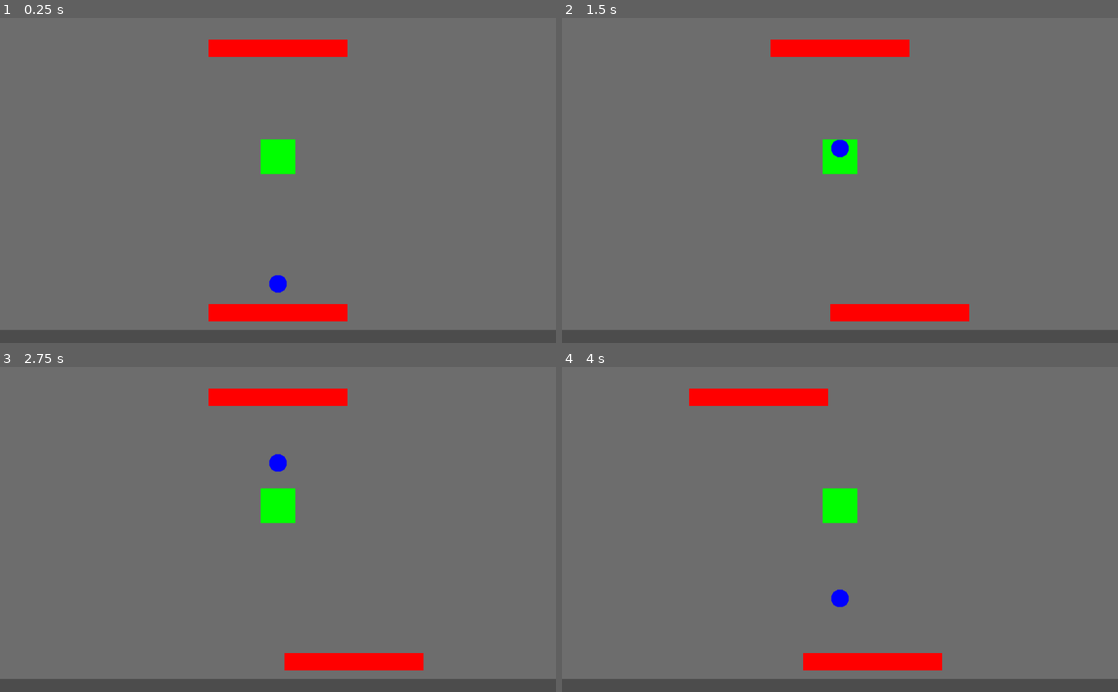
Above: before the commit, frames 1-4 (two rows, left to right).
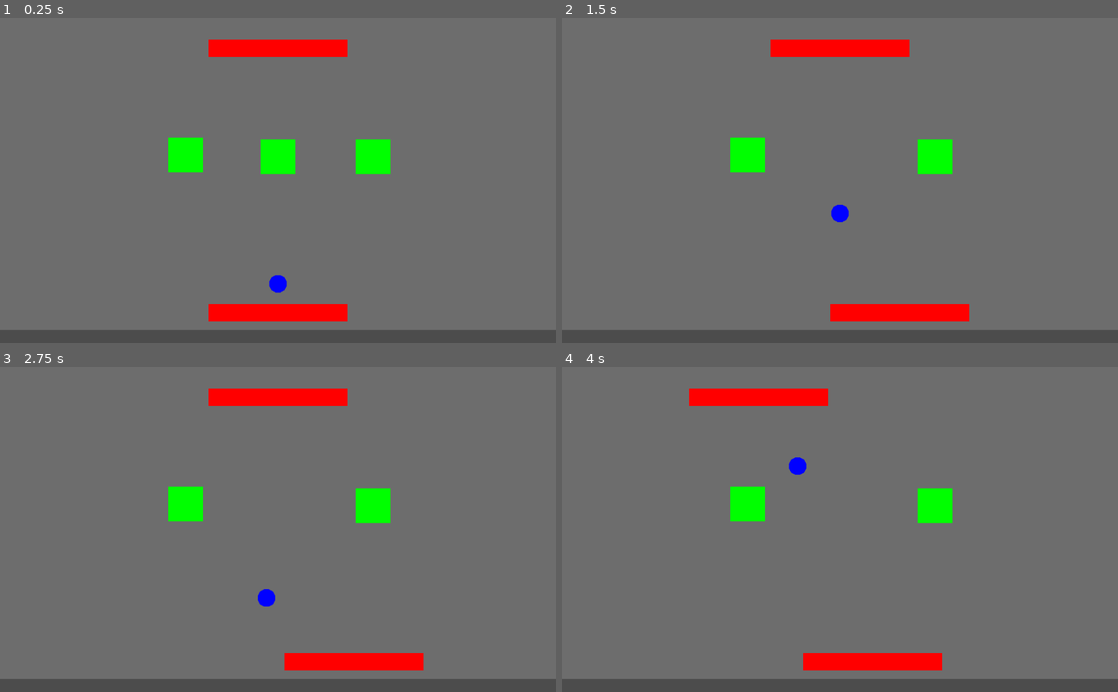
Above: after the commit, the same moments.

Repository: lswgamer/VOSES-Multiplayer
Game: Godot game, scene res://Scenes/Level.tscn
The game is run twice, just before and just after one commit, with the same random seed, the same clock (stepped at 60 frames per second) and the same inputs.
Inputs:
- Up to frame 1 (0.25 s): no input
- Up to frame 2 (1.5 s): hold Right (lower_right) 0.53-1.28 s; hold Left (lower_left) from 1.28 s (still down)
- Up to frame 3 (2.75 s): release Left (lower_left) at 2.03 s; hold Right (lower_right) from 2.03 s (still down)
- Up to frame 4 (4 s): release Right (lower_right) at 2.78 s; hold A (upper_left) 2.78-3.53 s; hold Left (lower_left) from 3.53 s (still down)

The runs differ from the first frame. In frame 1, 1.4% of the frame differs, in the area x 30-71%, y 36-49%; in frame 2, 2.2%; in frame 3, 2.3%, in the area x 30-71%, y 26-74%; in frame 4, 2.3%.

Commit message:
Implement Block Logic
Blocks now have collision and interact with Ball.

Diff:
--- a/Breakout/Scenes/Ball.tscn
+++ b/Breakout/Scenes/Ball.tscn
@@ -6,7 +6,7 @@
 [sub_resource type="CircleShape2D" id=1]
 radius = 16.0
 
-[node name="Node2D" type="Area2D"]
+[node name="Ball" type="Area2D"]
 script = ExtResource( 2 )
 
 [node name="Sprite" type="Sprite" parent="."]
--- a/Breakout/Scenes/Block.tscn
+++ b/Breakout/Scenes/Block.tscn
@@ -1,14 +1,49 @@
-[gd_scene load_steps=3 format=2]
+[gd_scene load_steps=7 format=2]
 
 [ext_resource path="res://Assets/block.png" type="Texture" id=1]
+[ext_resource path="res://Scripts/Block.gd" type="Script" id=2]
 
-[sub_resource type="RectangleShape2D" id=1]
-extents = Vector2( 32, 32 )
+[sub_resource type="SegmentShape2D" id=1]
+a = Vector2( -32, -32 )
+b = Vector2( 32, -32 )
 
-[node name="Node2D" type="Area2D"]
+[sub_resource type="SegmentShape2D" id=2]
+a = Vector2( -32, 32 )
+b = Vector2( 32, 32 )
 
-[node name="Sprite" type="Sprite" parent="."]
+[sub_resource type="SegmentShape2D" id=3]
+a = Vector2( -32, -32 )
+b = Vector2( -32, 32 )
+
+[sub_resource type="SegmentShape2D" id=4]
+a = Vector2( 32, -32 )
+b = Vector2( 32, 32 )
+
+[node name="Block" type="Sprite"]
 texture = ExtResource( 1 )
+script = ExtResource( 2 )
 
-[node name="CollisionShape2D" type="CollisionShape2D" parent="."]
+[node name="Up" type="Area2D" parent="."]
+
+[node name="CollisionShape2D" type="CollisionShape2D" parent="Up"]
 shape = SubResource( 1 )
+
+[node name="Down" type="Area2D" parent="."]
+
+[node name="CollisionShape2D" type="CollisionShape2D" parent="Down"]
+shape = SubResource( 2 )
+
+[node name="Left" type="Area2D" parent="."]
+
+[node name="CollisionShape2D" type="CollisionShape2D" parent="Left"]
+shape = SubResource( 3 )
+
+[node name="Right" type="Area2D" parent="."]
+
+[node name="CollisionShape2D" type="CollisionShape2D" parent="Right"]
+shape = SubResource( 4 )
+
+[connection signal="area_entered" from="Up" to="." method="_on_Up_area_entered"]
+[connection signal="area_entered" from="Down" to="." method="_on_Down_area_entered"]
+[connection signal="area_entered" from="Left" to="." method="_on_Left_area_entered"]
+[connection signal="area_entered" from="Right" to="." method="_on_Right_area_entered"]
--- a/Breakout/Scenes/Level.tscn
+++ b/Breakout/Scenes/Level.tscn
@@ -31,6 +31,12 @@
 [node name="Bloco" parent="." instance=ExtResource( 2 )]
 position = Vector2( 512, 256 )
 
+[node name="Bloco2" parent="." instance=ExtResource( 2 )]
+position = Vector2( 342, 253 )
+
+[node name="Bloco3" parent="." instance=ExtResource( 2 )]
+position = Vector2( 687, 256 )
+
 [node name="Left_Wall" type="Area2D" parent="."]
 position = Vector2( 0, 300 )
 scale = Vector2( 1, 3 )
--- /dev/null
+++ b/Breakout/Scripts/Block.gd
@@ -0,0 +1,44 @@
+extends Sprite
+
+
+export var hp = 1
+
+
+# Called when the node enters the scene tree for the first time.
+func _ready():
+	pass # Replace with function body.
+
+func remove():
+	#play break animation
+	self.queue_free()
+
+
+
+
+func _on_Up_area_entered(area):
+	if (area.name == "Ball"):
+		area.velocity.y = -area.velocity.y
+		hp -= hp
+		if hp == 0:
+			remove()
+
+func _on_Down_area_entered(area):
+	if (area.name == "Ball"):
+		area.velocity.y = -area.velocity.y
+		hp -= hp
+		if hp == 0:
+			remove()
+
+func _on_Left_area_entered(area):
+	if (area.name == "Ball"):
+		area.velocity.x = -area.velocity.x
+		hp -= hp
+		if hp == 0:
+			remove()
+
+func _on_Right_area_entered(area):
+	if (area.name == "Ball"):
+		area.velocity.x = -area.velocity.x
+		hp -= hp
+		if hp == 0:
+			remove()
